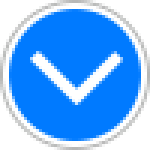
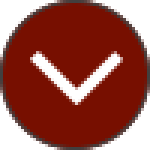
Layer changes from the first (150, 150) image to the second:
painted on "Border" over [0, 0, 150, 150]
painted on "Background" over [0, 0, 150, 150]
